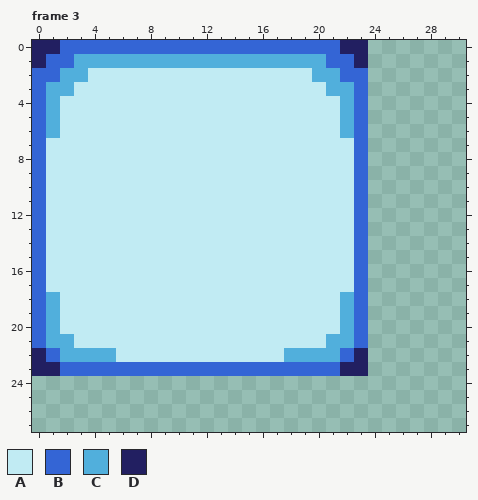
File history of a pixel-art file, assets/sprites/Environment/Tile.aseprite. Above is the file before it was changed.
240x240 pixels, 3 frames. Shown: frame 3: x 0..30, y 0..27. The commit also changed other frames, which this record leaves out.
Palette (. is transparent): A #c1ebf3  B #3465d5  C #51afdc  D #221f61
Once edited:
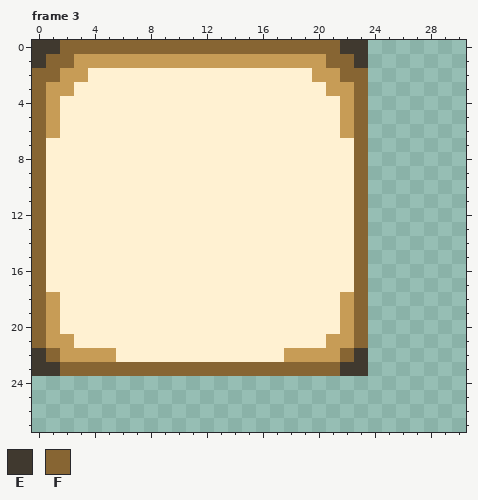
Colours new in this view: E #40392f  F #876533
The edit:
Colour A changes from #c1ebf3 to #fff1d2.
Colour C changes from #51afdc to #c79c56.
Frame 3:
The author changed colour D to colour E in row 0 at x 0 to 1 and 22 to 23; in row 1 at x 0 and 23; in row 22 at x 0 and 23; in row 23 at x 0 to 1 and 22 to 23.
The author changed colour B to colour F in row 0 at x 2 to 21; in row 1 at x 1 to 2 and 21 to 22; in row 2 at x 0 to 1 and 22 to 23; in rows 3 to 21 at x 0 and 23; in row 22 at x 1 and 22; in row 23 at x 2 to 21.
